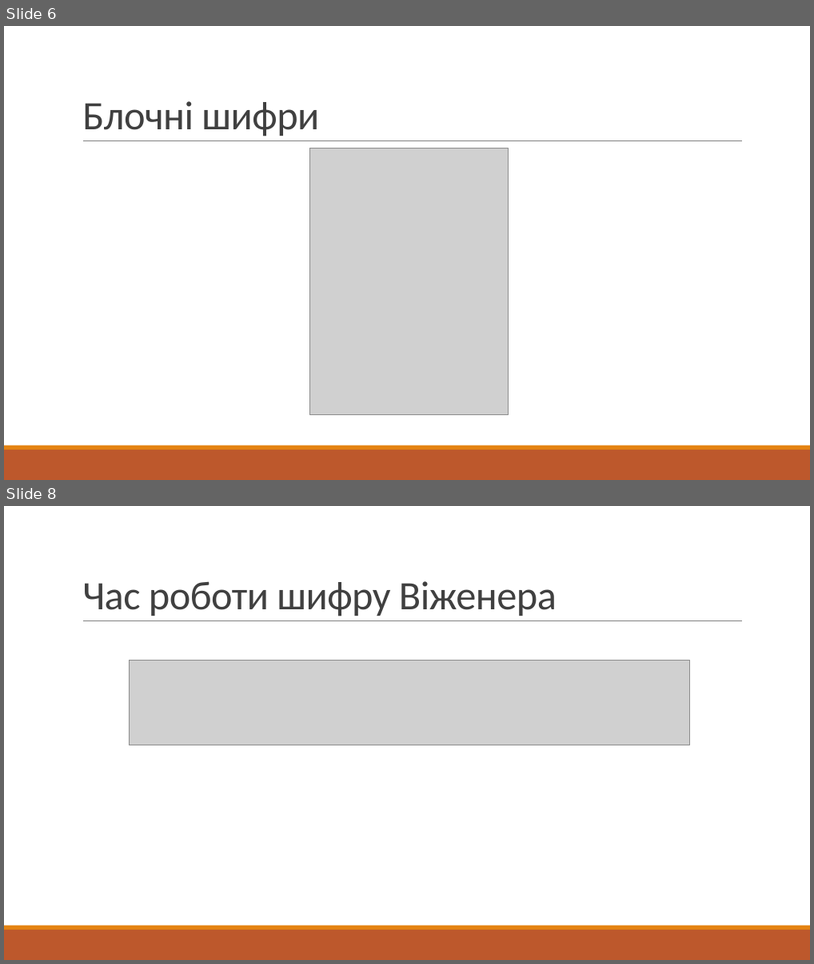
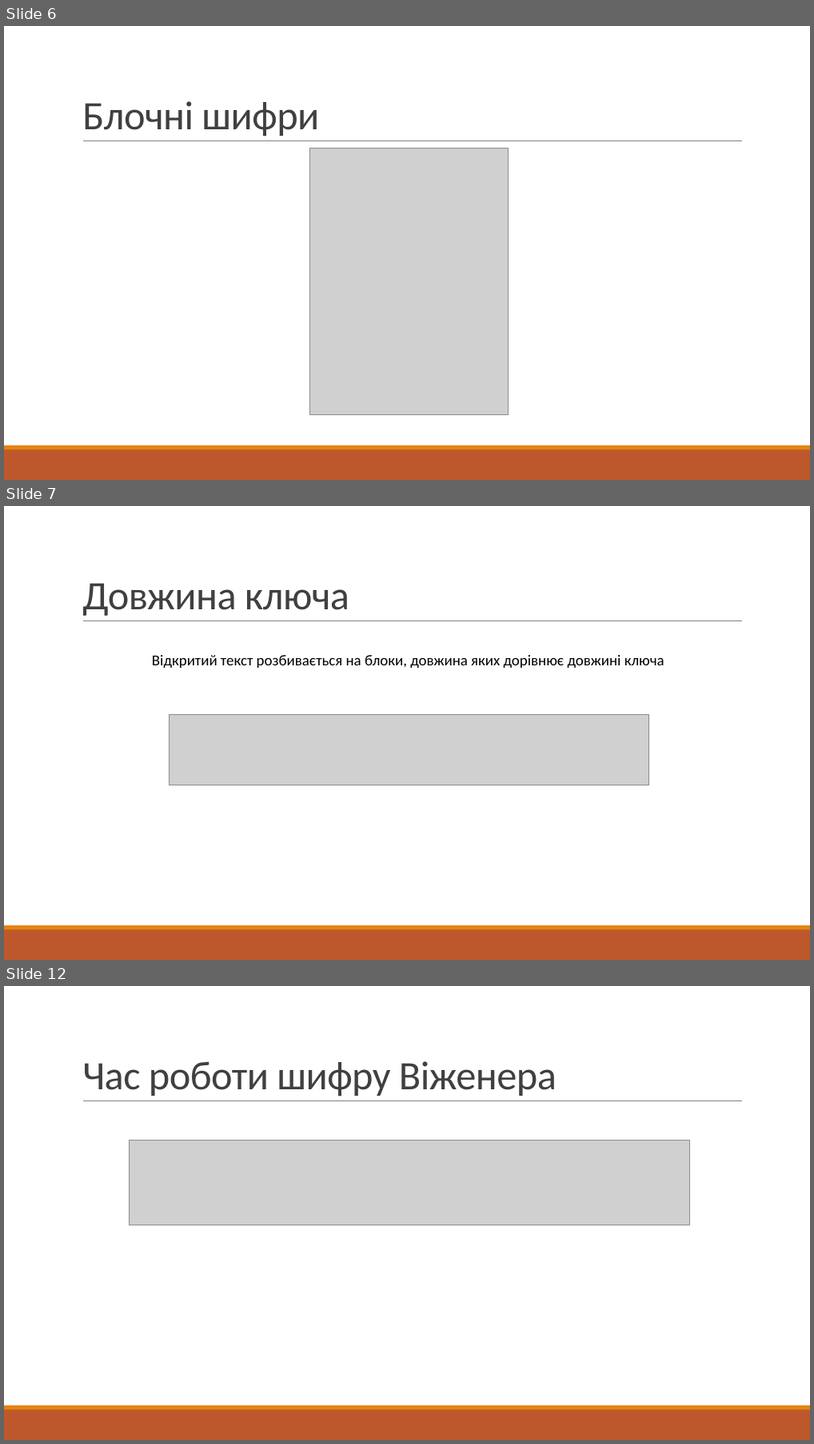
Before and after one commit to yarikpo/MAN-2019-2020-chat, a slide deck: prez/prez.pptx. Shown one above the other, each under a label of ours: slides 6 and 8 before the commit, slides 6, 7 and 12 after it; the slides between them are not shown. The pictures are 814x964 and 814x1444 pixels, drawn with LibreOffice and Linux fonts; fonts in the diff are those of the drawing; grey boxes stand for pictures. Boxes give left, top, right and bottom in pixels: in the first picture for what was removed or moved away, otherwise in the second. Text is boxed around its words. In the diff, an @@ line names an element or a change of style, - is before the commit and + after.

```diff
--- a/prez/prez.pptx
+++ b/prez/prez.pptx
@@ slide 7 added at <box>4,506,810,960</box>, background #FFFFFF; not listed: 3 template elements that a slide beside it also shows @@
@@ title added at <box>82,583,350,616</box>, 48 pt, text #404040 @@
+Довжина ключа
@@ text added at <box>152,655,665,668</box>, 18 pt, text #000000 @@
+Відкритий текст розбивається на блоки, довжина яких дорівнює довжині ключа
@@ picture added at <box>170,715,650,785</box> @@
@@ what was slide 8 is now slide 12 @@
```
Also in this commit, not shown: 4 slides changed, 8 other slides added, 2 slides removed, 5 other files.
